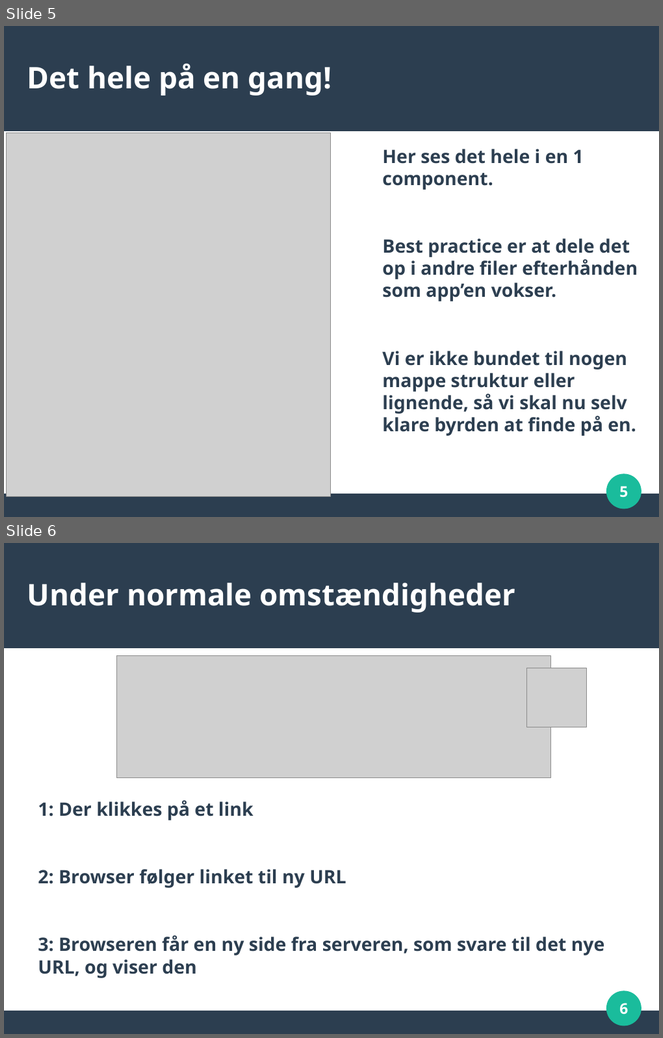
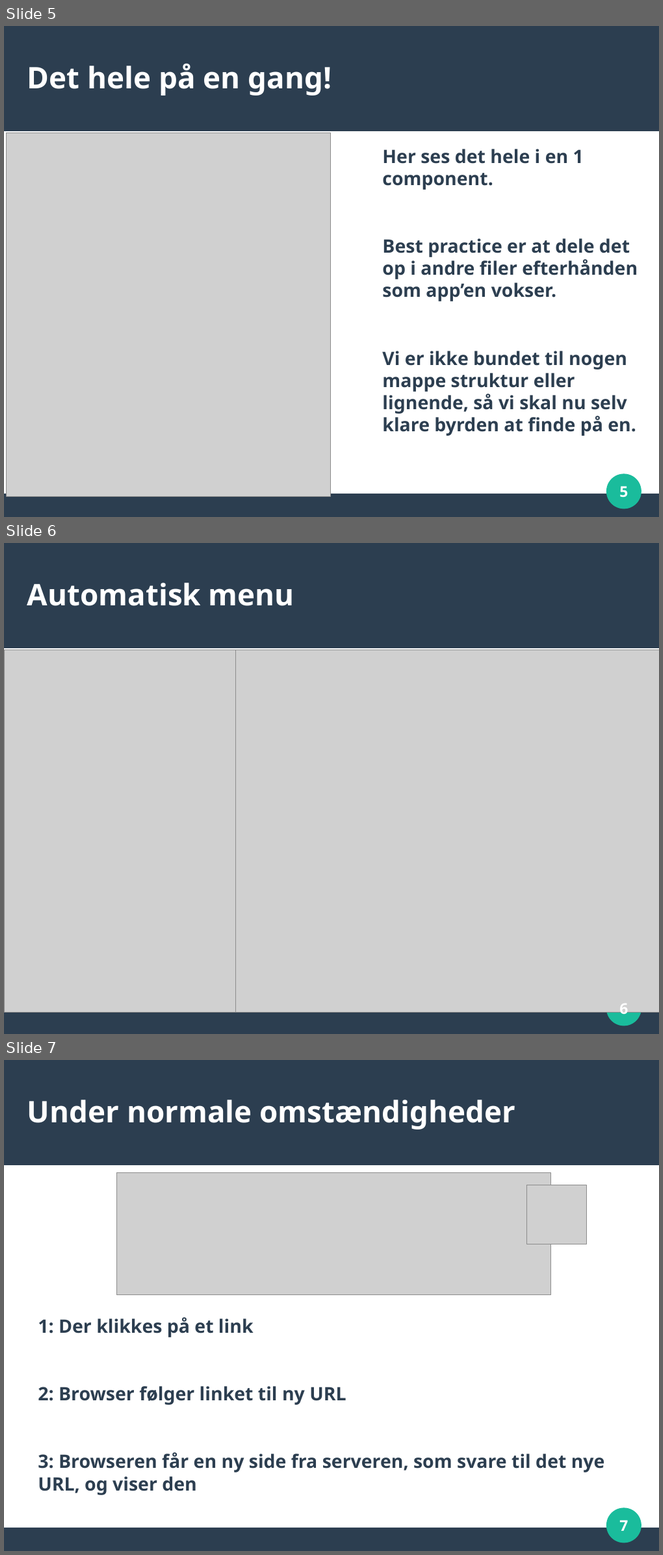
Before and after one commit to datahubi/react-course-techcollege2020, a slide deck: slides-react-course/tc-react404-routing.odp. Shown one above the other, each under a label of ours: slides 5 and 6 before the commit, slides 5, 6 and 7 after it. The pictures are 663x1038 and 663x1555 pixels, drawn with LibreOffice and Linux fonts; fonts in the diff are those of the drawing; grey boxes stand for pictures. Boxes give left, top, right and bottom in pixels: in the first picture for what was removed or moved away, otherwise in the second. Text is boxed around its words. In the diff, an @@ line names an element or a change of style, - is before the commit and + after.

Commit message:
slide update

```diff
--- a/slides-react-course/tc-react404-routing.odp
+++ b/slides-react-course/tc-react404-routing.odp
@@ slide 6 added at [4, 543, 659, 1034], background #FFFFFF; not listed: 3 template elements that a slide beside it also shows @@
@@ title added at [27, 583, 295, 606], 36 pt, text #FFFFFF, bold @@
+Automatisk menu
@@ picture added at [4, 650, 252, 1013] @@
@@ picture added at [236, 650, 659, 1013] @@
@@ page number added at [620, 1004, 628, 1018], 18 pt, text #FFFFFF, bold @@
+6
@@ what was slide 6 is now slide 7 @@
@@ page number at [620, 1520, 628, 1531]: text changed @@
-6
+7
```
